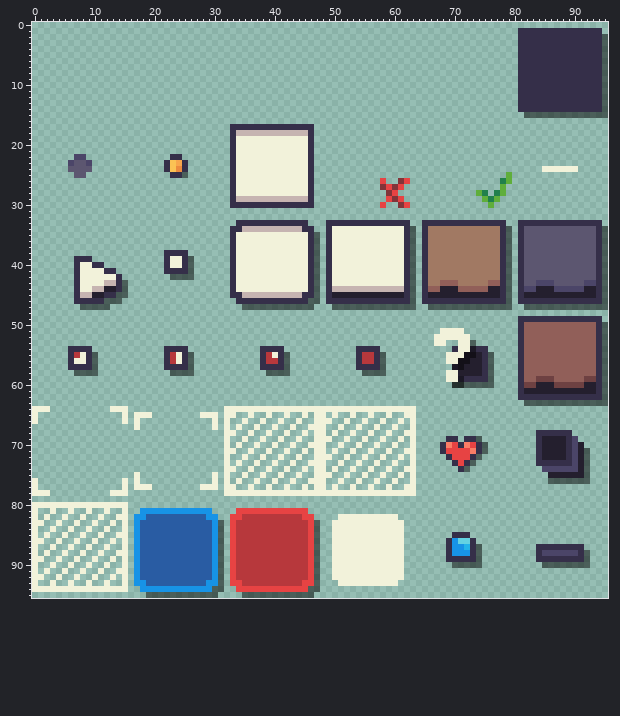
One commit to this pixel-art file: Assets/Sprites/UIs.aseprite. Above: the version before the commit.
96x96 pixels, 1 frame.
Now the later version:
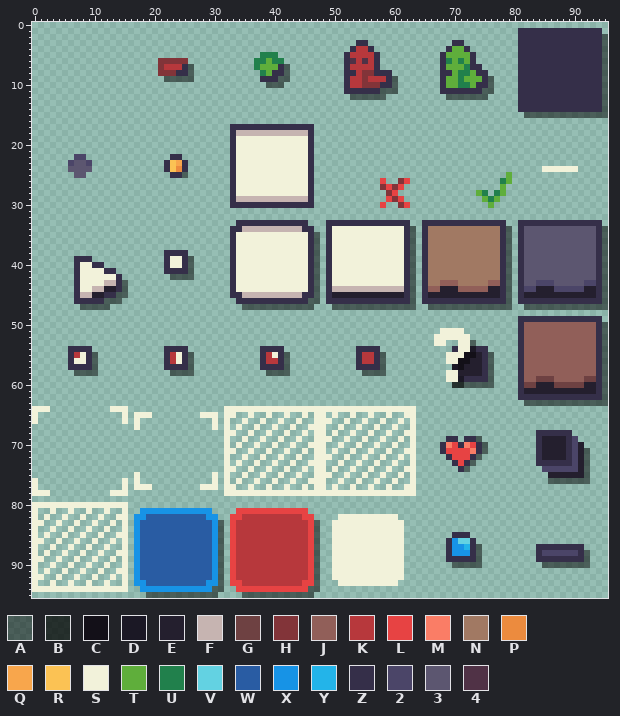
Palette (. is transparent): A #0000007f  B #000000bf  C #131018  D #1b1825  E #241f2e  F #c6b4b1  G #6e4142  H #823439  J #915f59  K #b7383c  L #e74343  M #fa7d66  N #a17963  P #ec8b3e  Q #f8a64c  R #fbc254  S #f2f2da  T #5fae3b  U #21804c  V #63d2e2  W #295ca3  X #1793e6  Y #23b4e9  Z #352f49  2 #4b4568  3 #5c5670  4 #503246
Change:
--- layer "Layer 1"
@@ x 19..78 @@
  2 ............................................................
- 3 ............................................................
- 4 ............................................................
- 5 ............................................................
- 6 ............................................................
- 7 ............................................................
- 8 ............................................................
- 9 ............................................................
-10 ............................................................
-11 ............................................................
-12 ............................................................
+ 3 ...................................ZZ..............ZZ.......
+ 4 ..................................ZKKZ............ZTTZ......
+ 5 ...................UUU...........ZKKKKZ..........ZTTTTZ.....
+ 6 ..HHHHH...........UUTUU..........Z4K4KZ..........ZUTUTZ.....
+ 7 ..HKKKZA..........UTTTZA.........ZKKKKZ..........ZTTTUZZ....
+ 8 ..HHHZZA...........UTZZA.........ZZKHHZZZ........ZZTUUTZZ...
+ 9 ...AAAAA...........ZZZAA.........ZKKHKKKZA.......ZTTUTTTZA..
+10 ....................AAA..........ZKKHHHZZA.......ZTTUUTZZA..
+11 .................................ZZZZZZAAA.......ZZZZZZZAA..
+12 ..................................AAAAAA..........AAAAAAA...
 13 ............................................................
